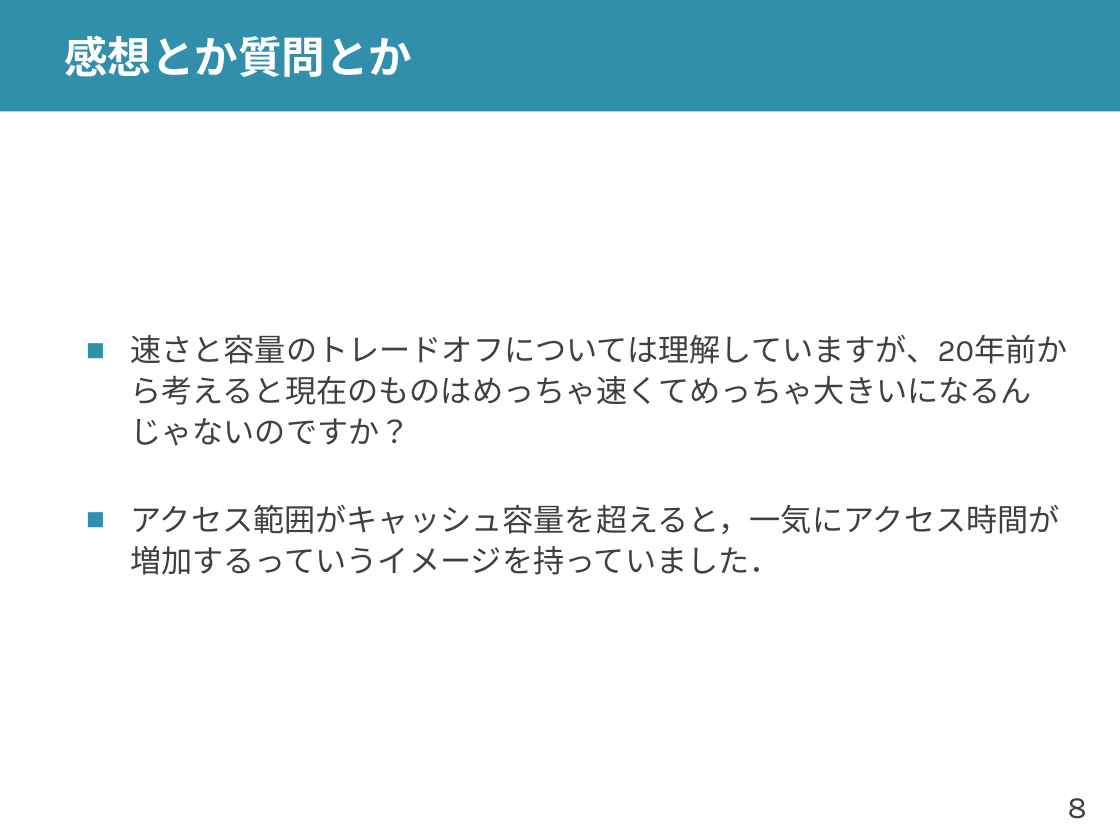
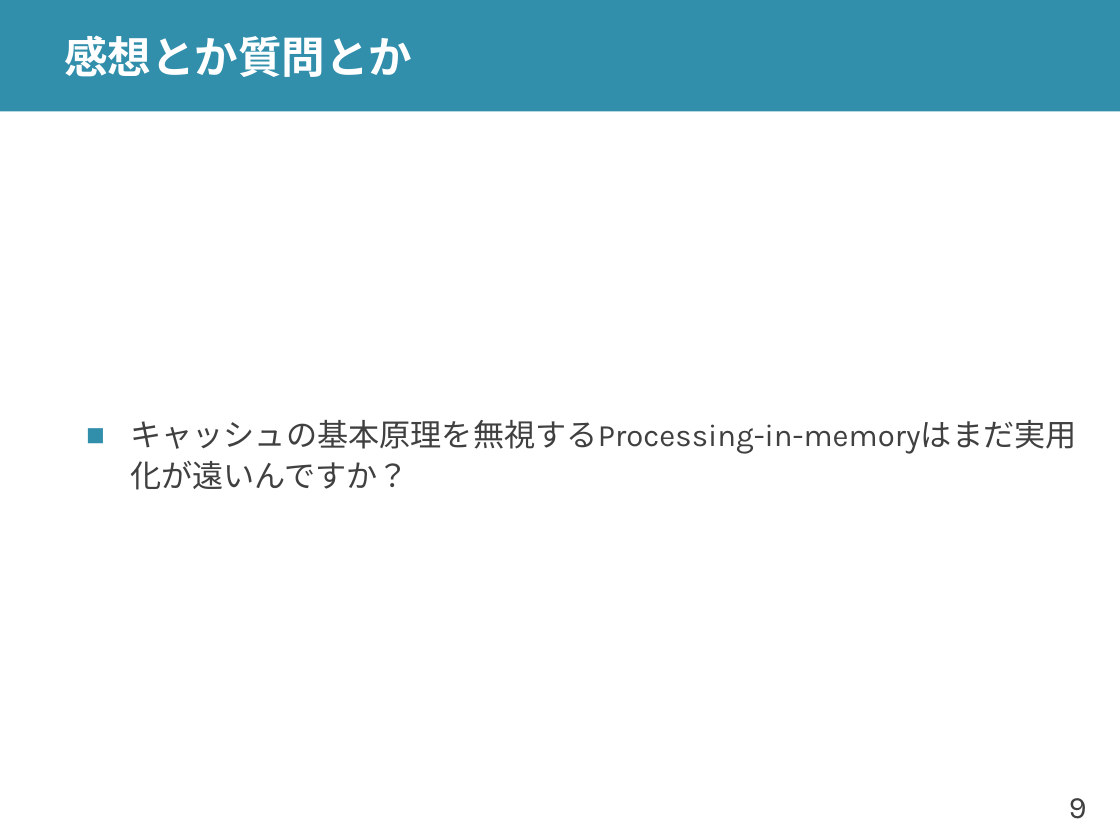
Before and after one commit to shioyadan/advanced-computer-organization, a slide deck: slide 9 of aco-shioya-13.pptx (slide 8 before the commit). Drawn at 1120x840 pixels with LibreOffice and Linux fonts; fonts in the diff are those of the drawing. Boxes give left, top, right and bottom in pixels: in the first picture for what was removed or moved away, otherwise in the second. Text is boxed around its words. In the diff, an @@ line names an element or a change of style, - is before the commit and + after.

```diff
--- a/aco-shioya-13.pptx
+++ b/aco-shioya-13.pptx
@@ text at box(130, 420, 1076, 454): text changed @@
-■ 速さと容量のトレードオフについては理解していますが、20年前から考えると現在のものはめっちゃ速くてめっちゃ大きいになるんじゃないのですか？
-■ アクセス範囲がキャッシュ容量を超えると，一気にアクセス時間が増加するっていうイメージを持っていました．
+■ キャッシュの基本原理を無視するProcessing-in-memoryはまだ実用化が遠いんですか？
@@ page number at box(1069, 798, 1087, 819): text changed @@
-8
+9
```
Also in this commit, not shown: 15 other slides changed, 8 slides added, 1 other file.
